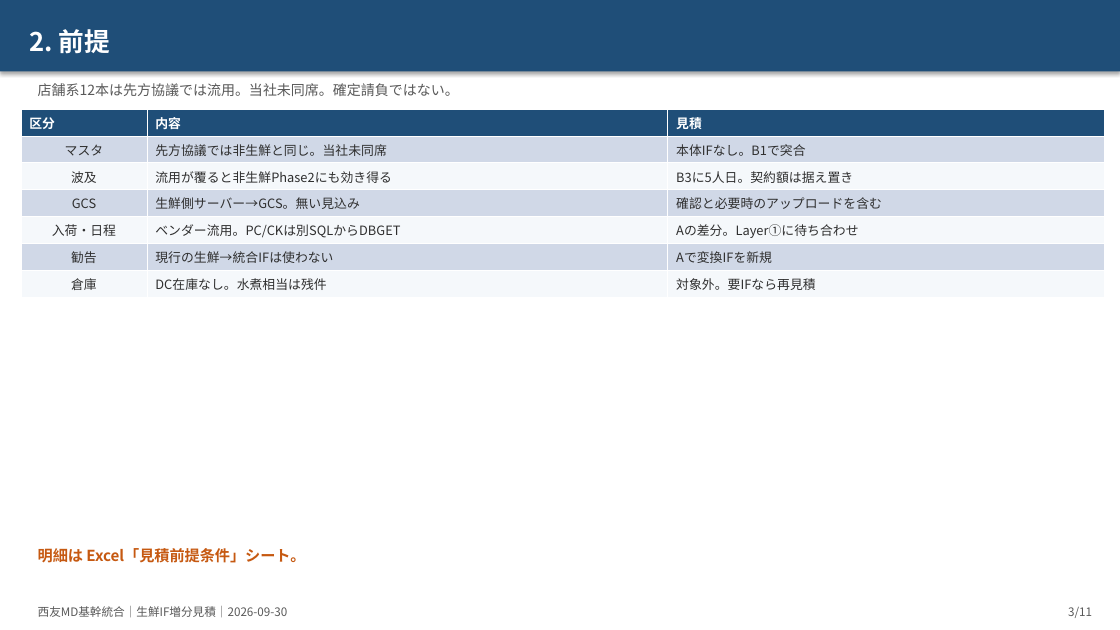
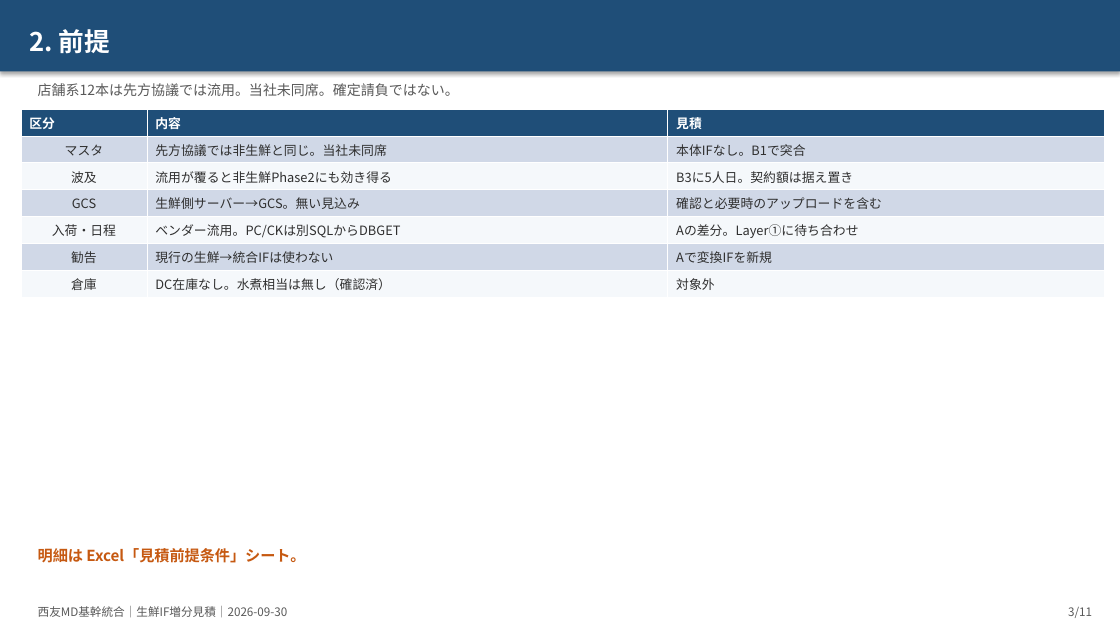
Before and after one commit to ZangPengshi-TREC/Zang_TreC, a slide deck: slide 3 of PMI/Sinops/phase2-detail-design/sources/20260921-生鮮IF増分見積/【説明】生鮮IF増分_標準案見積_リスク着眼_20260921.pptx. Drawn at 1120x630 pixels with LibreOffice and Linux fonts; fonts in the diff are those of the drawing. Boxes give left, top, right and bottom in pixels: in the first picture for what was removed or moved away, otherwise in the second. Text is boxed around its words. In the diff, an @@ line names an element or a change of style, - is before the commit and + after.

```diff
--- a/PMI/Sinops/phase2-detail-design/sources/20260921-生鮮IF増分見積/【説明】生鮮IF増分_標準案見積_リスク着眼_20260921.pptx
+++ b/PMI/Sinops/phase2-detail-design/sources/20260921-生鮮IF増分見積/【説明】生鮮IF増分_標準案見積_リスク着眼_20260921.pptx
@@ table at <box>21,109,1105,297</box> @@
-row 7, column 2: DC在庫なし。水煮相当は残件
+row 7, column 2: DC在庫なし。水煮相当は無し（確認済）
-row 7, column 3: 対象外。要IFなら再見積
+row 7, column 3: 対象外
```
Also in this commit, not shown: 8 other slides changed, 18 other files.
